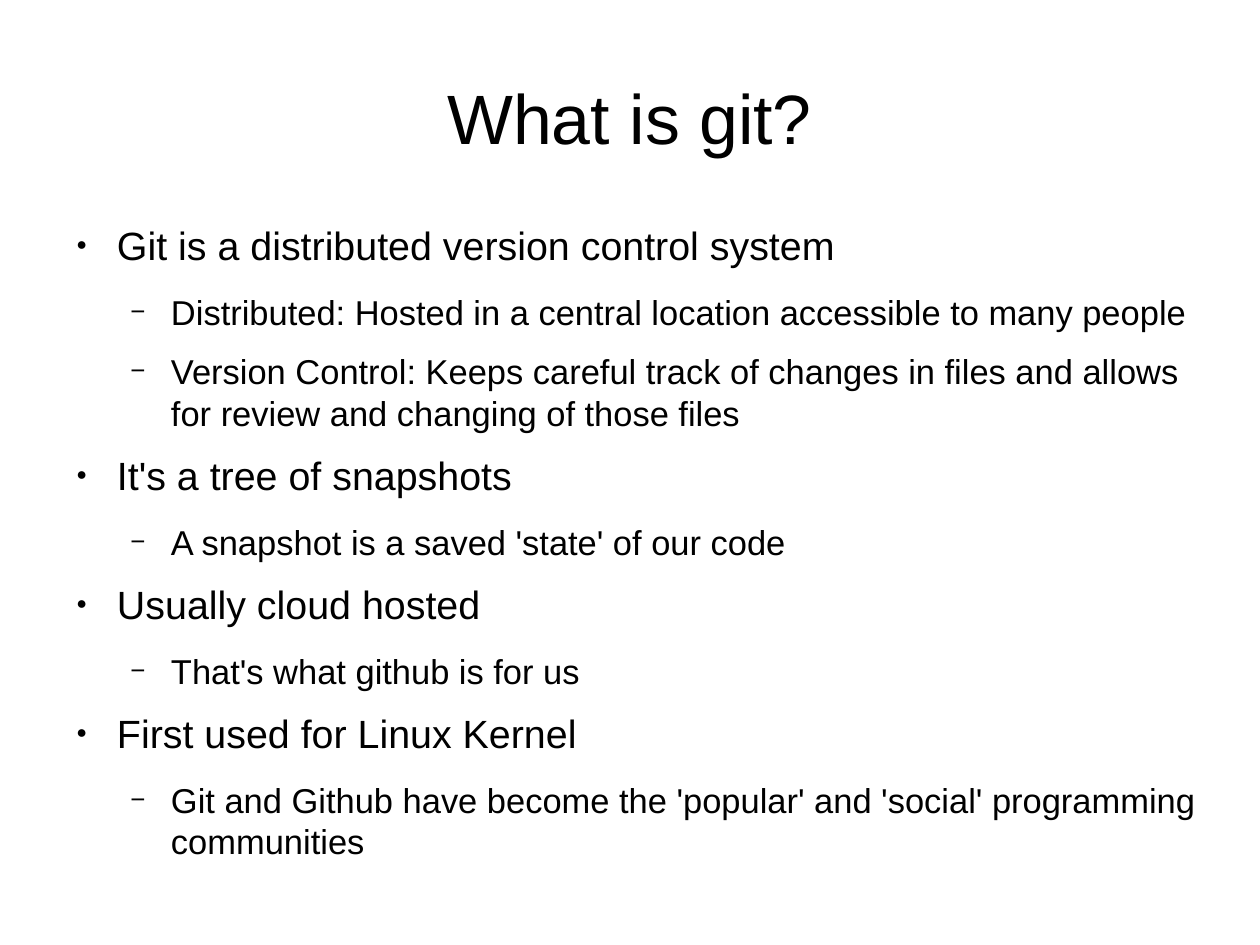
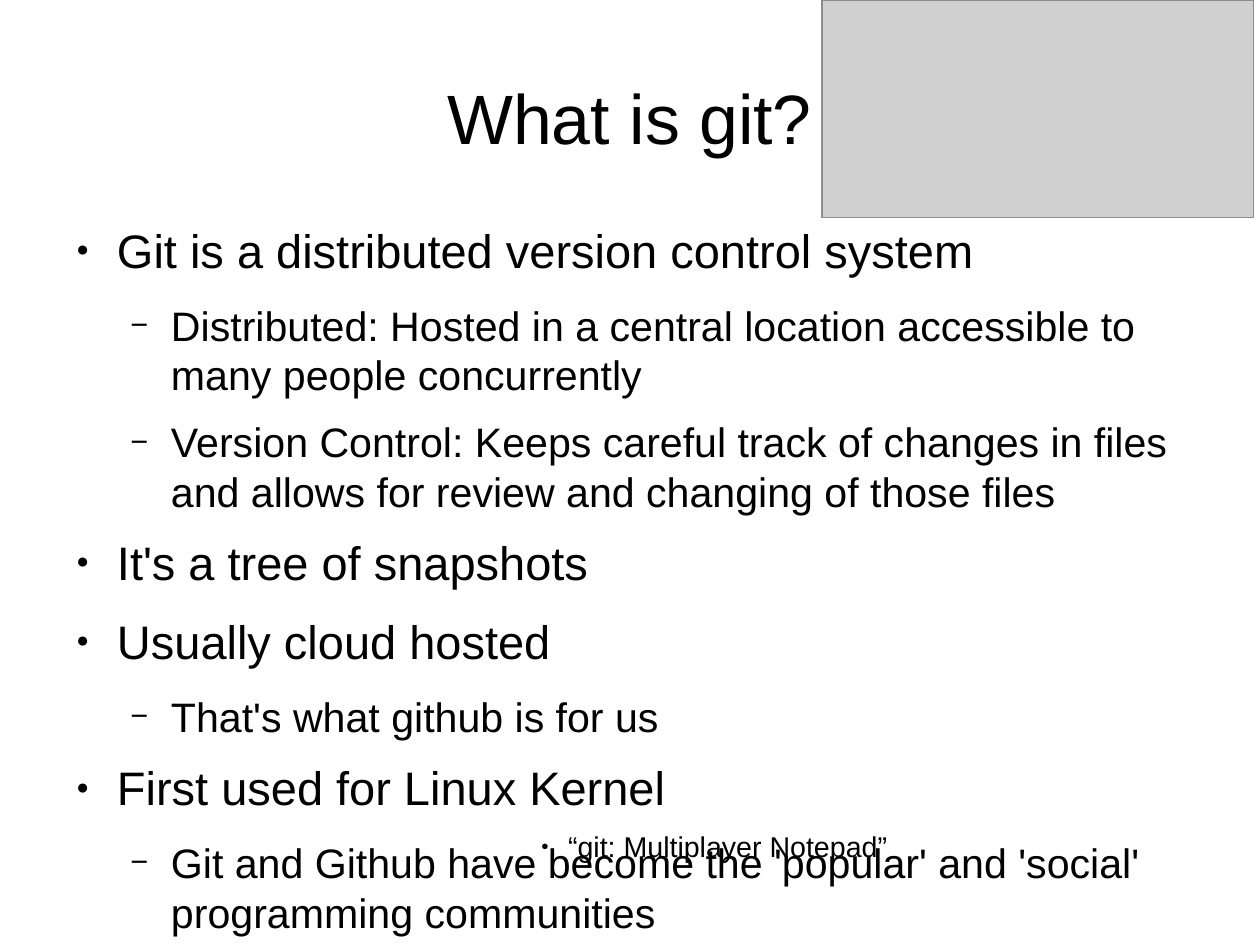
Before and after one commit to UMKCRobotics/Chris-Git-Presentation, a slide deck: slide 3 of presentation.odp (slide 2 before the commit). Drawn at 1260x945 pixels with LibreOffice and Linux fonts; fonts in the diff are those of the drawing; grey boxes stand for pictures. Boxes give left, top, right and bottom in pixels: in the first picture for what was removed or moved away, otherwise in the second. Text is boxed around its words. In the diff, an @@ line names an element or a change of style, - is before the commit and + after.

```diff
--- a/presentation.odp
+++ b/presentation.odp
@@ picture added at box(822, 0, 1253, 217) @@
@@ text at box(117, 234, 1167, 936): size 24.8 to 29.6 pt in "Git is a distributed version control system", "It's a tree of snapshots", "Usually cloud hosted", "First used for Linux Kernel"; size 21.7 to 25.9 pt in "Version Control: Keeps careful track of changes ...", "That's what github is for us", "Git and Github have become the 'popular' ..." @@
@@ text at box(171, 311, 1135, 398): text changed; size 21.7 to 25.9 pt @@
-  − Distributed: Hosted in a central location accessible to many people
+  − Distributed: Hosted in a central location accessible to many people concurrently
@@ text at box(171, 530, 786, 561): paragraph removed @@
-  − A snapshot is a saved 'state' of our code
@@ text added at box(568, 836, 887, 862), 18 pt, text #000000 @@
+  ● “git: Multiplayer Notepad”
```
Also in this commit, not shown: 4 other slides changed, 13 slides added, 1 slide removed, 16 other files.
